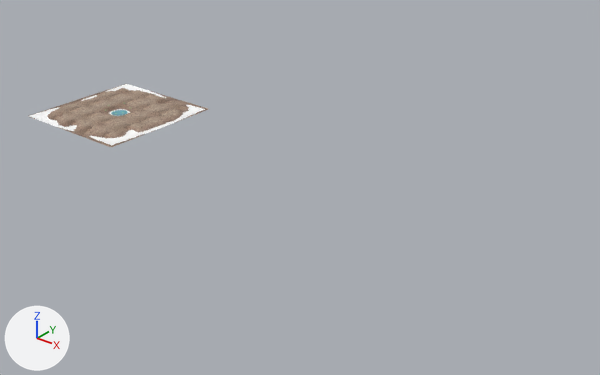
What one commit did to the glTF model assets/models/terrain_desert_oasis_hd.glb.
Camera for both pictures: a camera (50 mm lens) standing at (590.0, -1179.0, 698.0) and looking at (-375.0, 27.0, -50.0). Every picture has the same lights, and +X, +Y and +Z are marked at lower left. The picture after the commit comes second.

Objects in the first picture: 'OasisBase', 'OasisWater'.
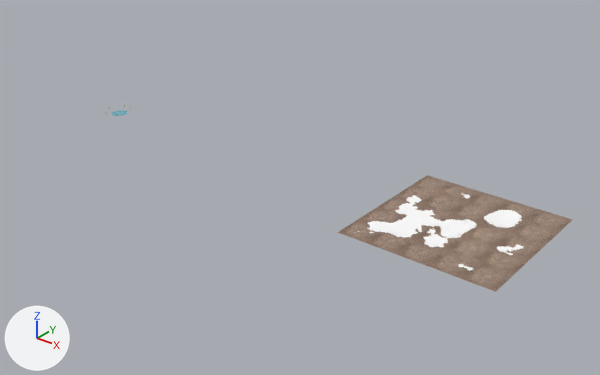
Where the change shows, as pixel boxes [x1, y1, x2, y2] in the pictures (600 x 375 px):
'OasisBase-col', added (brown)
    after: [338, 175, 573, 292]
    faces in mat_aerial_sand: [338, 175, 573, 292]
    faces in mat_oasisbeach: [358, 193, 524, 271]
    faces in mat_desertsandshadow: [378, 212, 514, 250]
'OasisBase', deleted (beige)
    before: [29, 84, 208, 147]
    faces in mat_aerial_sand: [29, 84, 208, 147]
    faces in mat_oasisbeach: [30, 84, 205, 146]
    faces in mat_desertsandshadow: [33, 86, 196, 143]
'OasisWater', moved
    both: [111, 110, 128, 116]

The change in detail:
Mesh me_oasisheteromesh is new.
It has 29241 vertices, 57800 faces and spans x -150.0..150.0, y -150.0..150.0, z -6.0..6.0.
Faces by material slot: [46244, 3392, 8164].
It uses material mat_aerial_sand.
It uses material mat_desertsandshadow.
It uses material mat_oasisbeach.
Object 'OasisBase' (ob_oasisbase) is deleted.
Object 'OasisWater' (ob_oasiswater) moves from (-900.0, 0.0, -2.0) to (-900.0, 0.0, -3.0).
Object 'OasisBase-col' (ob_oasisbase_col) is new; it shows me_oasisheteromesh.
Its location is (0.0, 0.0, 0.0).
